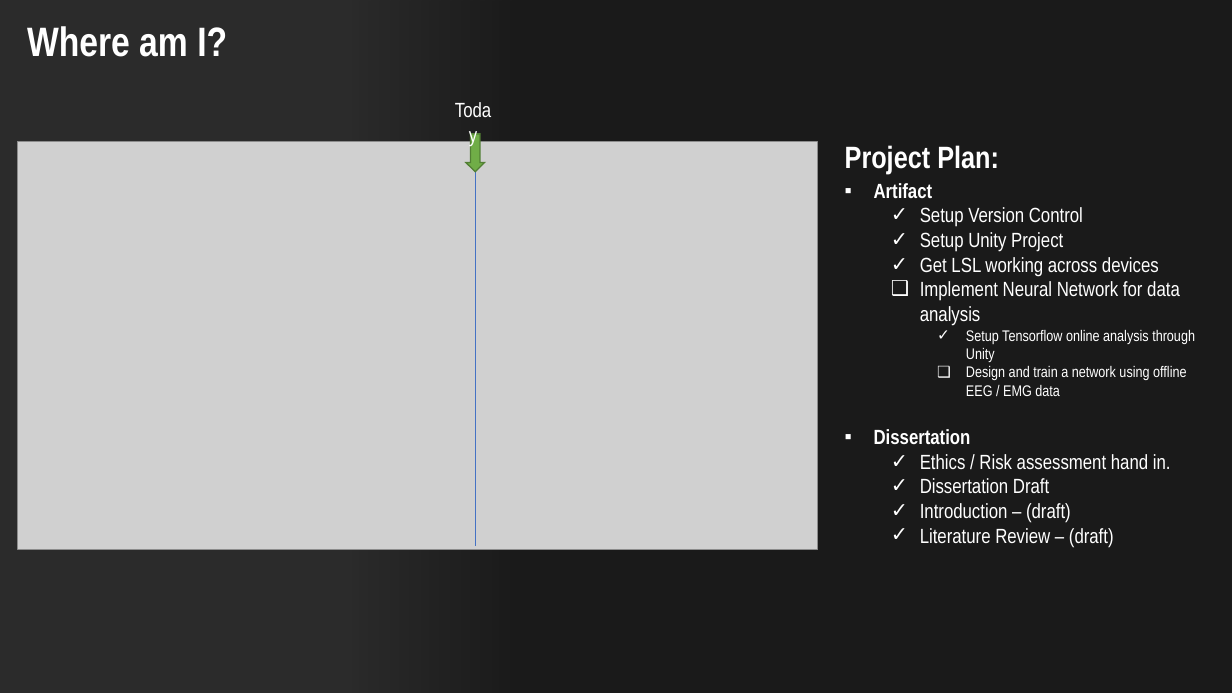
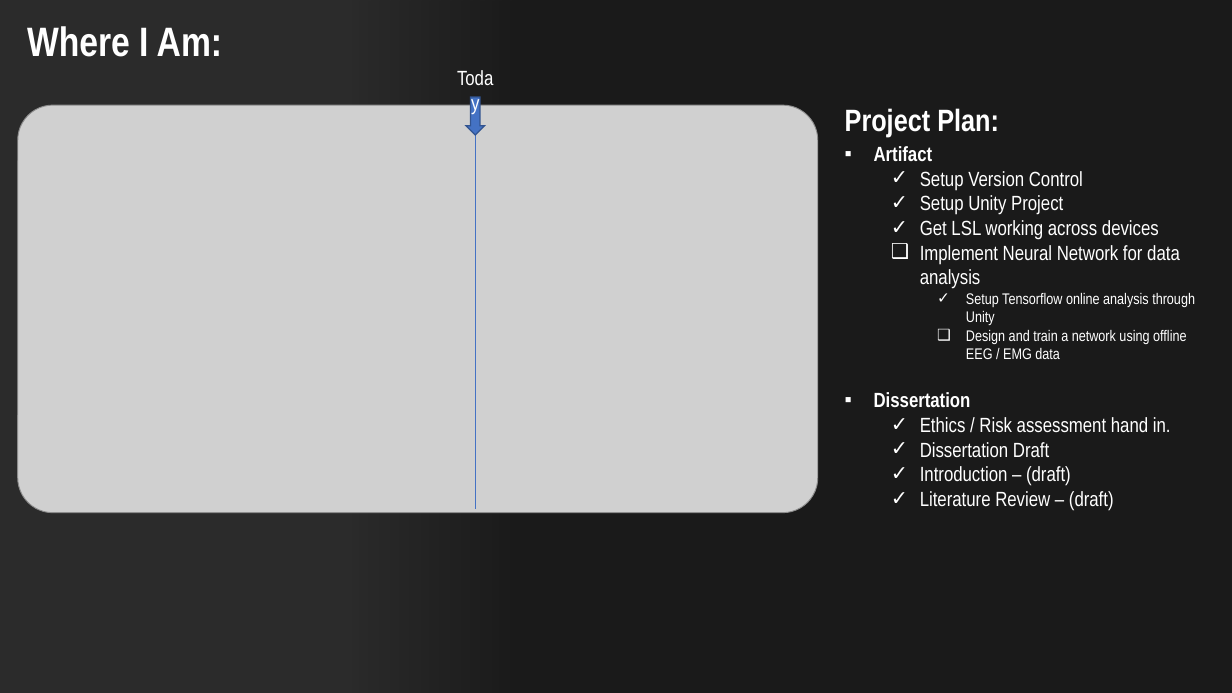
Before and after one commit to Keiishkii/Final-Year-Project, a slide deck: slide 7 of - Presentations/Final Year Project - Progress Presentation.pptx. Drawn at 1232x693 pixels with LibreOffice and Linux fonts; fonts in the diff are those of the drawing; grey boxes stand for pictures; background and template pictures are left out; a plain dark background stands for a picture behind light text. Boxes give left, top, right and bottom in pixels: in the first picture for what was removed or moved away, otherwise in the second. Text is boxed around its words. In the diff, an @@ line names an element or a change of style, - is before the commit and + after.

```diff
--- a/- Presentations/Final Year Project - Progress Presentation.pptx
+++ b/- Presentations/Final Year Project - Progress Presentation.pptx
@@ text at <box>27,26,222,57</box>: text changed @@
-Where am I?
+Where I Am:
@@ text "Today": place and size @@
-text "Today" at <box>445,92,502,127</box>
+text "Today" at <box>447,60,504,94</box>
@@ 1 text, 1 picture, 1 line, 1 up arrow: place and size @@
-1 text, 1 picture, 1 line, 1 up arrow at <box>18,134,1195,550</box>
+1 text, 1 picture, 1 line, 1 up arrow at <box>18,97,1195,513</box>
@@ up arrow at <box>466,97,484,135</box>: fill #70AD47 to #4472C4; outline #538035 1 pt to #325491 1 pt @@
```
Also in this commit, not shown: 5 other slides changed, 1 slide added, 1 slide removed.
